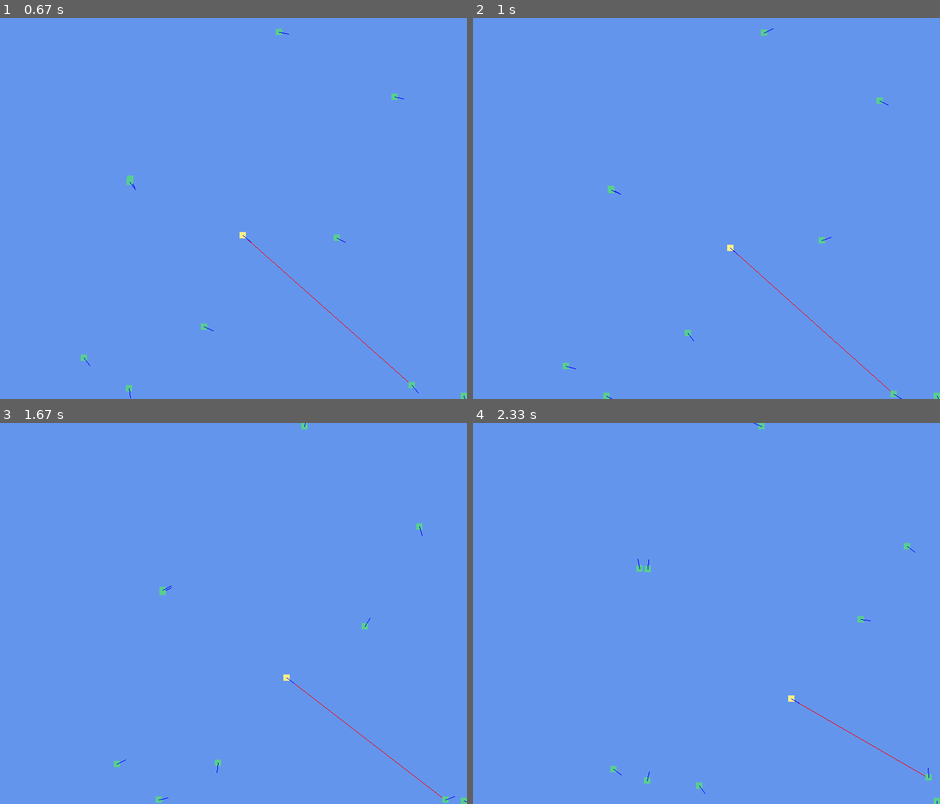
Above: before the commit, frames 1-4 (two rows, left to right).
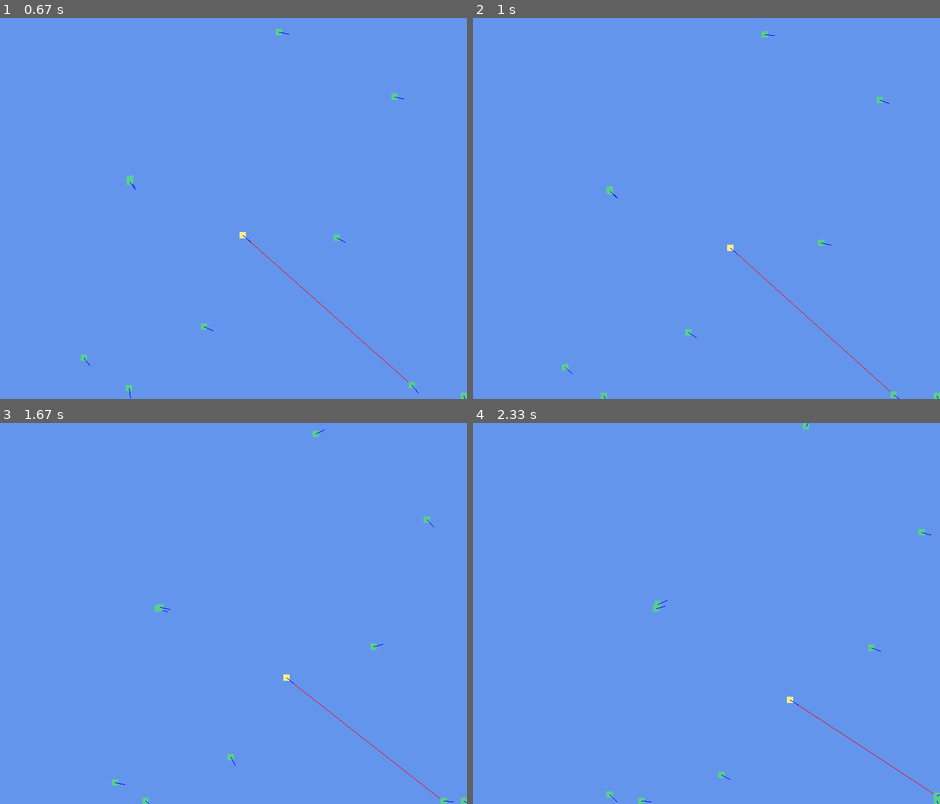
Above: after the commit, the same moments.

Repository: emersonds/Spring22-GDD3400
Game: pygame game, started from Driving Sheep/main.py
Two runs of this game, one before a commit and one after it. Both use one fixed random seed, a clock stepped at 60 frames per second and the inputs below.
Inputs:
- Up to frame 1 (0.67 s): no input
- Up to frame 2 (1 s): no input
- Up to frame 3 (1.67 s): no input
- Up to frame 4 (2.33 s): no input

Frame 1 is identical in both runs. In frame 2, 0.2% of the frame differs, in the area x 19-100%, y 2-100%; in frame 3, 0.5%; in frame 4, 0.5%, in the area x 28-100%, y 0-100%.

Commit message:
Driving Sheep: Flee and Wander Forces
 - Sheep now use forces and deltaTime to flee and wander.

Diff:
--- a/Driving Sheep/Constants.py
+++ b/Driving Sheep/Constants.py
@@ -27,6 +27,8 @@
 SHEEP_FLEE_RANGE = 100
 SHEEP_TICKS_TO_WAIT = 800
 SHEEP_ROTATION_SCALAR = 0.1
+SHEEP_WANDER_WEIGHT = 0.4
+SHEEP_FLEE_WEIGHT = 1
 
 # Debug constants
 DEBUG_VELOCITY_COLOR = (0, 0, 255)
--- a/Driving Sheep/Sheep.py
+++ b/Driving Sheep/Sheep.py
@@ -6,6 +6,7 @@
 import random
 
 import Constants as Const
+import PygameTime as pt
 from Agent import Agent
 from Vector import *
 
@@ -25,19 +26,19 @@
 
     # Moves the enemy
     def update(self, dog, screen):
+
+        # Get direction to player/flee vector
+        dogDist = self.position - dog.position
+
         # Check if tagged, wander/flee if not tagged
         if (self.tagged == False):
-            # Calculate distance to player (flee range)
-            dogDist = self.position - dog.position
-
             # Flee if player is within range
             if (dogDist.length() < Const.SHEEP_FLEE_RANGE):
-                self.velocity = dogDist
-                self.fleeing = True
+                self.velocity = self.flee(dogDist)
                 self.drawSeekFlee(screen, dog)
             # Wander if player is not in range
             else:
-                self.velocity = self.wander()
+                self.velocity += self.wander()
         # Stand in place if tagged
         else:
             self.velocity = Vector.zero()
@@ -61,4 +62,13 @@
             # Set new target similar to previous move vector
             # From Dr. Dana's lecture 1/28/22
             self.target = Vector(-self.velocity.y, self.velocity.x) * random.uniform(-1, 1) * Const.SHEEP_ROTATION_SCALAR
-        return self.velocity + self.target
+        self.appliedForce = self.target * Const.SHEEP_WANDER_WEIGHT
+        return self.appliedForce.normalize() * pt.deltaTime * Const.SHEEP_SPEED
+
+    # Flee behavior
+    def flee(self, dogDist):
+        # Calculate distance to player (flee range)
+
+        self.fleeing = True
+        self.appliedForce = dogDist * Const.SHEEP_FLEE_WEIGHT
+        return self.appliedForce.normalize() * pt.deltaTime * Const.SHEEP_SPEED
